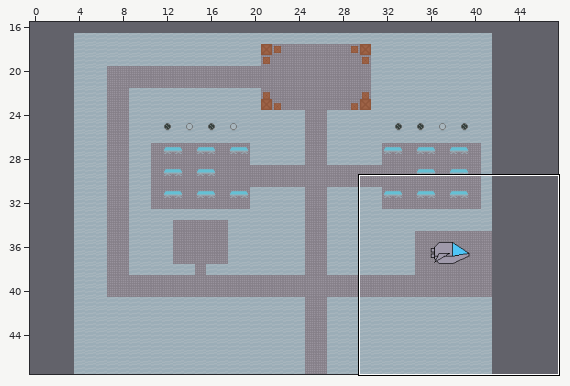
An edit to a level. Tiled map, rooms/ship-main.tmx. Above: a wide view before the commit, with the close-up outlined.
Close-up. Old version:
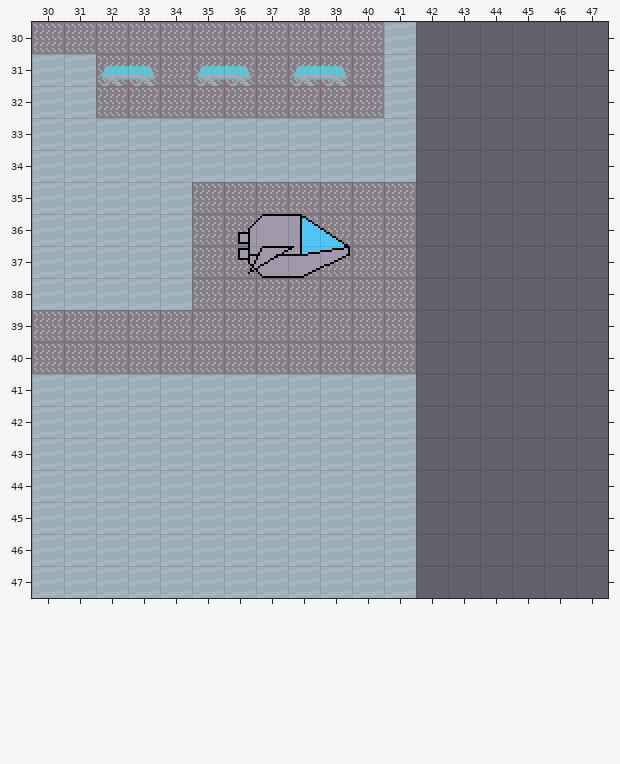
Cells are 64x64 px. Shown: x 30..47, y 30..47. The commit also changed other parts of the map, which this record leaves out.
New version:
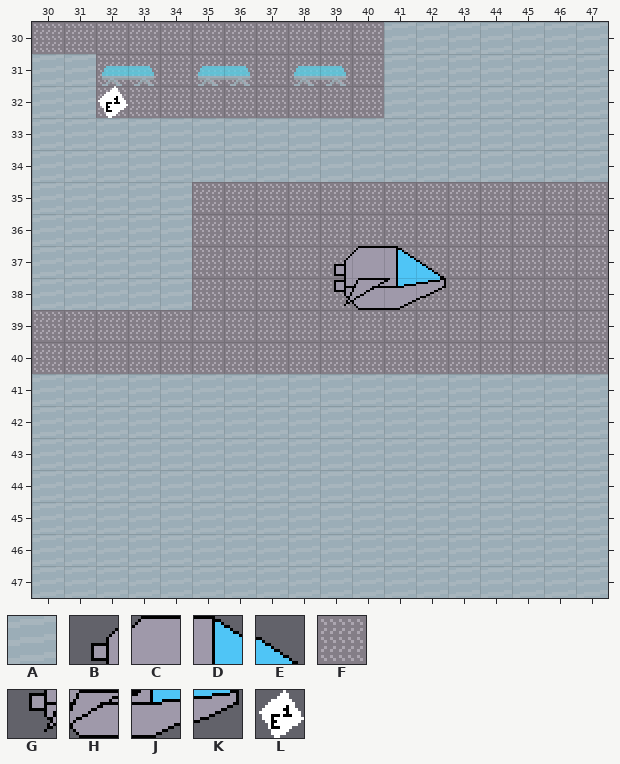
Key: from "CC_shipSheet_001": A 1, B 4, C 5, D 6, E 7, F 8, G 12, H 13, J 14, K 15, L 31.
_ is an empty cell, . an unchanged one.
Difference:
--- layer "Ground"
@@ x 42..47 @@
-35 ______
-36 ______
-37 ______
-38 ______
-39 ______
-40 ______
+35 FFFFFF
+36 FFFFFF
+37 FFFFFF
+38 FFFFFF
+39 FFFFFF
+40 FFFFFF
--- layer "Objects-1"
@@ x 32..32 @@
-32 _
+32 L
@@ x 36..42 @@
-36 BCDE...
-37 GHJK___
-38 ...____
+36 ____...
+37 ___BCDE
+38 ...GHJK
--- layer "Walls"
@@ x 42..47 @@
-30 ______
-31 ______
-32 ______
-33 ______
-34 ______
+30 AAAAAA
+31 AAAAAA
+32 AAAAAA
+33 AAAAAA
+34 AAAAAA
@@ x 42..47 @@
-41 ______
-42 ______
-43 ______
-44 ______
-45 ______
-46 ______
-47 ______
+41 AAAAAA
+42 AAAAAA
+43 AAAAAA
+44 AAAAAA
+45 AAAAAA
+46 AAAAAA
+47 AAAAAA
